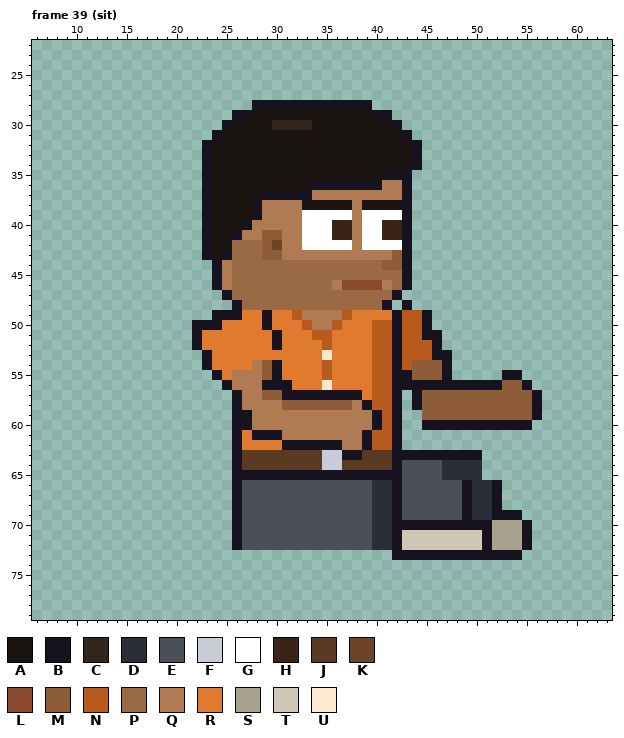
File history of a pixel-art file, sprites/expo/expo_vendo_right_anim.aseprite. Above, as it was before the edit.
64x80 pixels, 129 frames. Shown: frame 39 (sit): x 6..63, y 22..79. The old version is drawn lined up with the new one. The commit also changed other frames, which this record leaves out.
Visible layers, top first: "Arm Top", "Stubble", "Hair", "Face", "Watch", "Near Arm", "Collar", "Belt", "Shirt", "Body", "Back Arm", "Pants", "Shoes".
Palette (. is transparent): A #1a1410  B #17121f  C #33261c  D #2a2e38  E #4a4f5a  F #c8ccd8  G #ffffff  H #3a2418  J #5a3a22  K #6e4326  L #8a4a2e  M #8e5c38  N #b85a1c  P #9a6a44  Q #b07a52  R #e07a2e  S #a9a28f  T #cfc8b5  U #ffe8d0
Pixels before, frame 39 (sit) (only the part around the change), first column x 16:
38 .......BAAAABQQQQAAAAAQAAAAB....................
39 .......BAAAABQQQQGGGGGQGGGGB....................
40 .......BAAABQQQQQGGGHHQGGHHB....................
41 .......BAABQQMMQQGGGHHQGGHHB....................
42 .......BAAPPPMKQQGGGGGQGGGGB....................
43 .......BABPPPMMQQQQQQQQQQQMB....................
44 ........BQPPPPPPPPPPPPPPPMMB....................
45 ........BQPPPPPPPPPPPPPPPPPB....................
46 ........BQPPPPPPPPPPQLLLLQPB....................
47 .........BPPPPPPPPPPPPPPPPB.....................
48 ..........BPPPPPPPPPPPPPPB.B....................
49 ........BBBRRBRRNQQQQNRRRRBNNB..................
50 ......BBBRRRRBRRRNQQNRRRNNBNNB..................
51 ......BRRRRRRRBRRRNNRRRRNNBNNBB.................
52 ......BRRRRRRRBRRRRNRRRRNNBNNNB.................
53 .......BRRRRRRRRRRRURRRRNNBNNNBB................
54 .......BRRRRQMBRRRRNRRRRNNBNMMMB................
55 ........BRQQQMBRRRRNRRRRNNBBMMMB.....BB.........
56 .........BQQQBBBRRRURRRRNNBBBBBBBBBBBMMB........
57 ..........BQQMMBBBBBBBBRNNB.BMMMMMMMMMMMB.......
58 ..........BQQQQMMMMMMMQBNNB.BMMMMMMMMMMMB.......
59 ..........BBQQQQQQQQQQQQBNB..MMMMMMMMMMMB.......
60 ..........BBQQQQQQQQQQQQBNB..BBBBBBBBBBB........
61 ..........BRBBBQQQQQQQQBNNB.....................
62 ..........BRRRRBBBBBBQQBNNB.....................
63 ..........BJJJJJJJJFFBBJJJBBBBBBBBB.............
64 ..........BJJJJJJJJFFJJJJJBEEEEDDDD.............
65 ..........BBBBBBBBBBBBBBBBBEEEEDDDD.............
66 ..........BEEEEEEEEEEEEEDDBEEEEEEBDDB...........
67 ..........BEEEEEEEEEEEEEDDBEEEEEEBDDB...........
68 ..........BEEEEEEEEEEEEEDDBEEEEEEBDDB...........
69 ..........BEEEEEEEEEEEEEDDBEEEEEEBDDBBB.........
70 ..........BEEEEEEEEEEEEEDDBBBBBBBBBBSSSB........
71 ..........BEEEEEEEEEEEEEDDBTTTTTTTTBSSSB........
72 ..........BEEEEEEEEEEEEEDDBTTTTTTTTBSSSB........
73 ..........................BBBBBBBBBBBBB.........
74 ................................................
75 ................................................
76 ................................................
77 ................................................
78 ................................................
79 ................................................
After the commit:
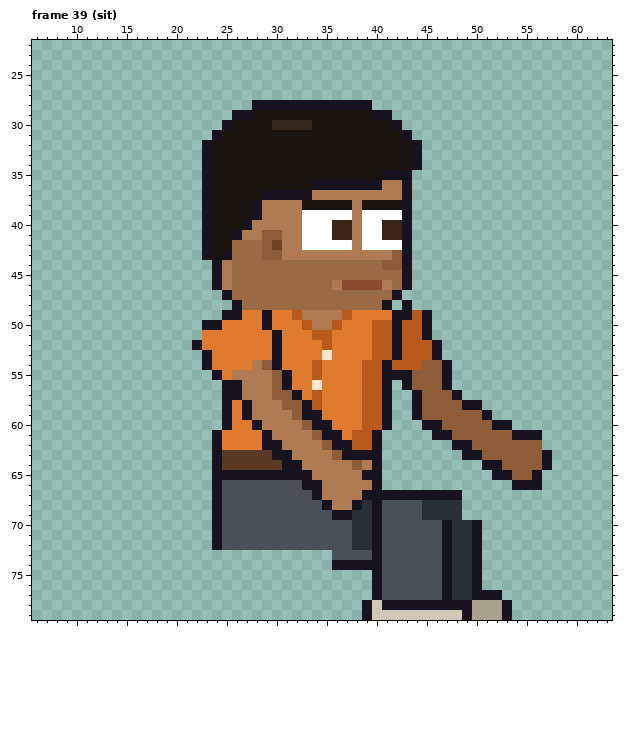
Edits made:
whole drawing moved by +2,-6 (the old picture is shown already moved)
Frame 39 (sit):
y 49: x 24 B -> .; x 43 N -> B
y 50: x 22 B -> .
y 51: x 22 B -> .; x 46 B -> .
y 53: x 30 R -> B; x 47 B -> .
y 54: x 34..35 RN -> NR; x 39 R -> N; x 41..42 NB -> BN; x 44 M -> N
y 55: x 29..31 MBR -> QMB; x 34..35 RN -> NR; x 39 R -> N; x 41 N -> B; x 53..54 BB -> ..
y 56: x 26 Q -> B; x 29..30 BB -> QM; x 34..35 RU -> UR; x 39 R -> N; x 41..42 NB -> B.; x 44..46 BBB -> MMM; x 48..55 BBBBBMMB -> ........
y 57: x 25 . -> B; x 29 M -> Q; x 31 B -> M; x 33..39 BBBBBBR -> RNRRRRN; x 41..42 NB -> B.; x 48..56 MMMMMMMMB -> B........
y 58: x 25..27 .BQ -> BRB; x 33..39 MMMMMQB -> BNRRRRN; x 41..42 NB -> B.; x 49..56 MMMMMMMB -> BB......
y 59: x 25..26 .B -> BR; x 32..42 QQQQQQQQBNB -> MBBRRRRNNB.; x 44 . -> B; x 51..56 MMMMMB -> B.....
y 60: x 25..28 .BBQ -> BRRB; x 33..42 QQQQQQQBNB -> MBBRRRNNB.; x 47..51 BBBBB -> MMMMM; x 54..55 BB -> ..
y 61: x 24..26 ..B -> BRR; x 28 B -> R; x 30 B -> Q; x 34..42 QQQQQBNNB -> MBBRNNB..; x 46..56 ........... -> BBMMMMMMBBB
y 62: x 24..26 ..B -> BRR; x 29..35 RRBBBBB -> BBQQQQM; x 37..42 QQBNNB -> BNNB..; x 48..56 ......... -> BBMMMMMMM
y 63: x 24..26 ..B -> BJJ; x 30..36 JJJJJFF -> BBQQQQM; x 39..48 JJJBBBBBBB -> BB........; x 51..57 ....... -> MMMMMMB
y 64: x 24..26 ..B -> BJJ; x 31..57 JJJJFFJJJJJBEEEEDDDD....... -> BBQQQQQMQB..........BBMMMMB
y 65: x 24..25 .. -> BB; x 34..38 BBBBB -> QQQQQ; x 41..50 BBEEEEDDDD -> ..........; x 52..56 ..... -> BBMMB
y 66: x 24..26 ..B -> BEE; x 33..52 EEEEEEEDDBEEEEEEBDDB -> BBQQQQQB............; x 54..56 ... -> BBB
y 67: x 24..26 ..B -> BEE; x 34..41 EEEEEEDD -> BQQQQBBB; x 43..52 EEEEEEBDDB -> BBBBBB....
y 68: x 24..26 ..B -> BEE; x 35..42 EEEEEDDB -> BQQBDBEE; x 45..52 EEEEBDDB -> DDDD....
y 69: x 24..26 ..B -> BEE; x 36..42 EEEEDDB -> BBDDBEE; x 45..54 EEEEBDDBBB -> DDDD......
y 70: x 24..26 ..B -> BEE; x 38..46 EEDDBBBBB -> DDBEEEEEE; x 48..49 BB -> DD; x 51..55 BSSSB -> .....
y 71..72: x 24..26 ..B -> BEE; x 38..55 EEDDBTTTTTTTTBSSSB -> DDBEEEEEEBDDB.....
y 73: x 36..46 ......BBBBB -> EEEEBEEEEEE; x 48..49 BB -> DD; x 51..54 BBBB -> ....
y 74: x 36..50 ............... -> BBBBBEEEEEEBDDB
y 75..76: x 40..50 ........... -> BEEEEEEBDDB
y 77: x 40..52 ............. -> BEEEEEEBDDBBB
y 78: x 39..53 ............... -> BTBBBBBBBBBSSSB
y 79: x 39..53 ............... -> BTTTTTTTTTBSSSB
Changed places in both pictures, as pixel boxes (x1, y1, x2, y2):
changed: (192, 310, 552, 620)
